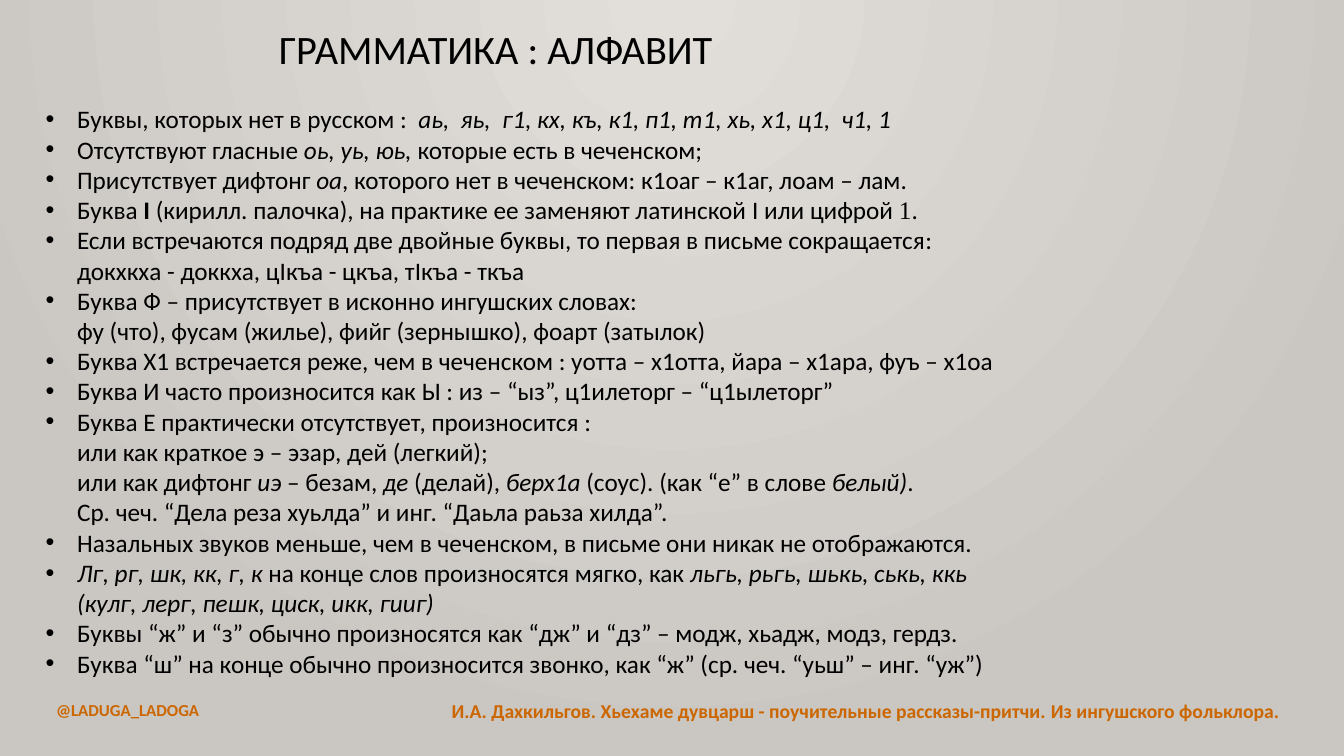
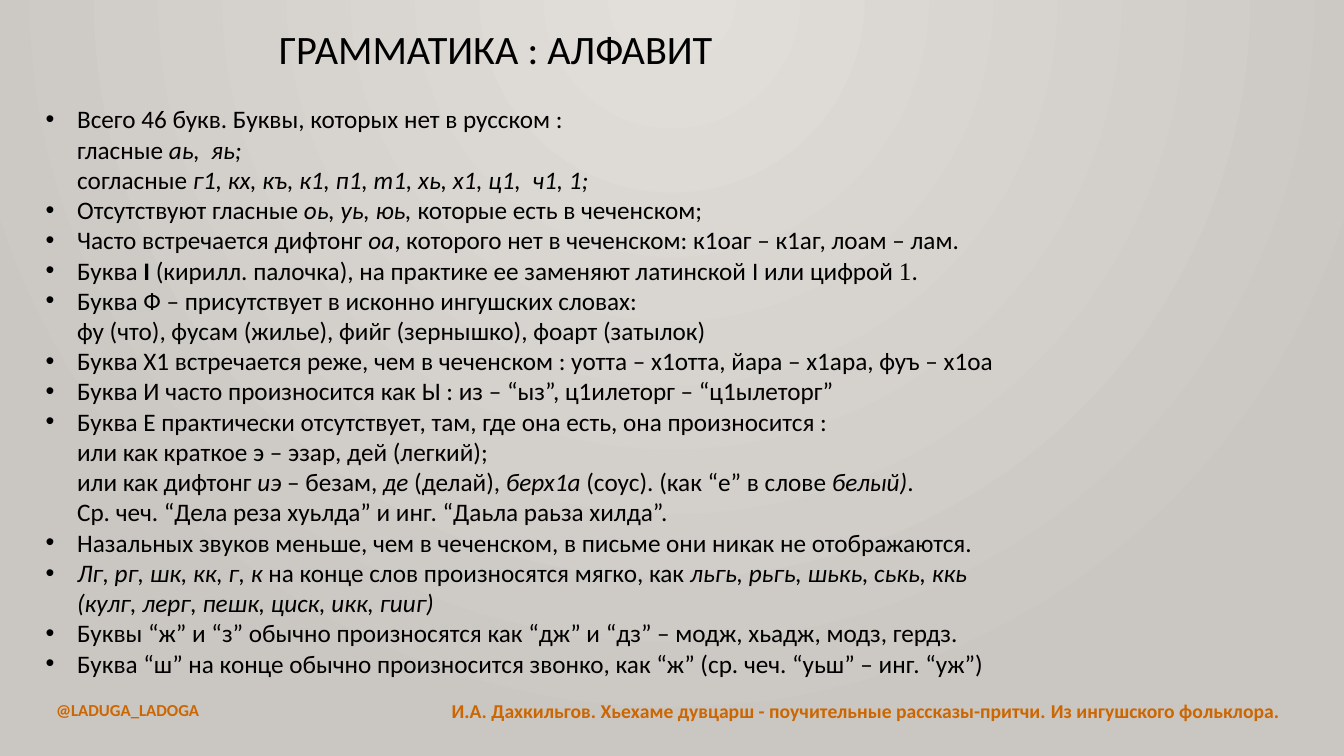
Before and after one commit to bumbari/dahkilgov, a slide deck: slide 10 of p/pptx/p_1_1.pptx. Drawn at 1344x756 pixels with LibreOffice and Linux fonts; fonts in the diff are those of the drawing. Boxes give left, top, right and bottom in pixels: in the first picture for what was removed or moved away, otherwise in the second. Text is boxed around its words. In the diff, an @@ line names an element or a change of style, - is before the commit and + after.

```diff
--- a/p/pptx/p_1_1.pptx
+++ b/p/pptx/p_1_1.pptx
@@ text at <box>77,111,588,193</box>: text changed; italic off @@
-• Буквы, которых нет в русском : аь, яь, г1, кх, къ, к1, п1, т1, хь, х1, ц1, ч1, 1
+• Всего 46 букв. Буквы, которых нет в русском :
+  гласные аь, яь;
+  согласные г1, кх, къ, к1, п1, т1, хь, х1, ц1, ч1, 1;
@@ text at <box>77,232,959,253</box>: text changed @@
-• Присутствует дифтонг оа, которого нет в чеченском: к1оаг – к1аг, лоам – лам.
+• Часто встречается дифтонг оа, которого нет в чеченском: к1оаг – к1аг, лоам – лам.
@@ text at <box>77,232,932,284</box>: paragraph removed @@
-• Если встречаются подряд две двойные буквы, то первая в письме сокращается:
-  докхкха - доккха, цIкъа - цкъа, тIкъа - ткъа
@@ text at <box>77,415,914,525</box>: text changed @@
-• Буква Е практически отсутствует, произносится :
-  или как краткое э – эзар, дей (легкий);
-  или как дифтонг иэ – безам, де (делай), берх1а (соус). (как “е” в слове белый).
-  Ср. чеч. “Дела реза хуьлда” и инг. “Даьла раьза хилда”.
+• Буква Е практически отсутствует, там, где она есть, она произносится :
+  или как краткое э – эзар, дей (легкий);
+  или как дифтонг иэ – безам, де (делай), берх1а (соус). (как “е” в слове белый).
+  Ср. чеч. “Дела реза хуьлда” и инг. “Даьла раьза хилда”.
```
Also in this commit, not shown: 2 other files.
